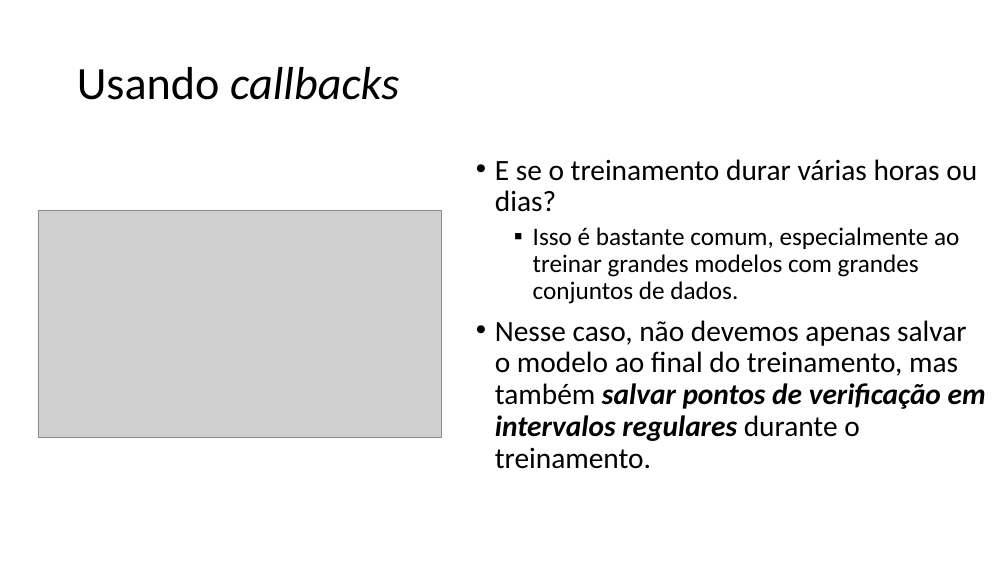
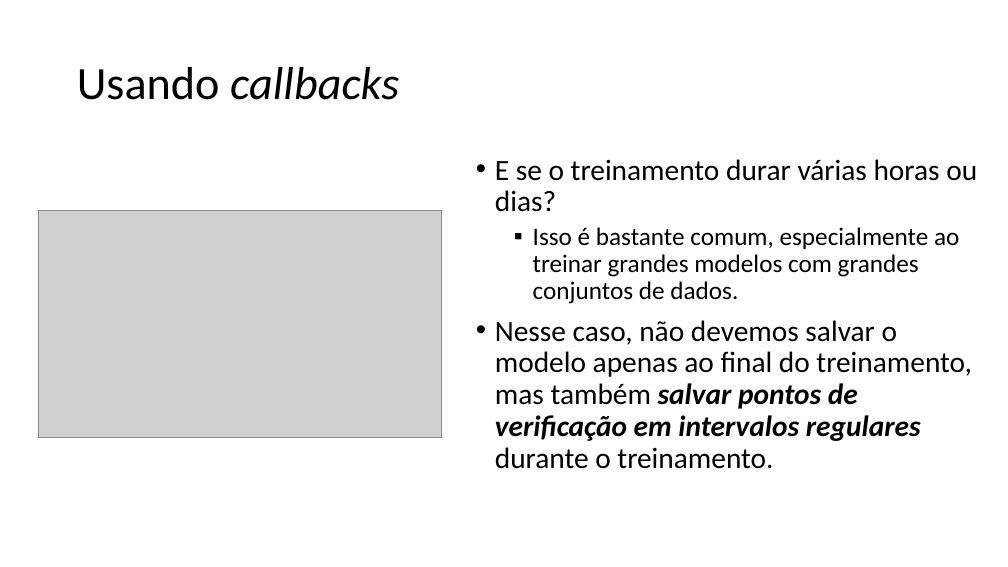
Before and after one commit to zz4fap/tp557-iot-ml, a slide deck: slide 31 of slides/TP557_7_Regressão_com_DNNs_parte_I.pptx. Drawn at 1008x567 pixels with LibreOffice and Linux fonts; fonts in the diff are those of the drawing; grey boxes stand for pictures. Boxes give left, top, right and bottom in pixels: in the first picture for what was removed or moved away, otherwise in the second. Text is boxed around its words. In the diff, an @@ line names an element or a change of style, - is before the commit and + after.

```diff
--- a/slides/TP557_7_Regressão_com_DNNs_parte_I.pptx
+++ b/slides/TP557_7_Regressão_com_DNNs_parte_I.pptx
@@ text at [495,320,971,469]: text changed @@
-• Nesse caso, não devemos apenas salvar o modelo ao final do treinamento, mas também salvar pontos de verificação em intervalos regulares durante o treinamento.
+• Nesse caso, não devemos salvar o modelo apenas ao final do treinamento, mas também salvar pontos de verificação em intervalos regulares durante o treinamento.
```
Also in this commit, not shown: 1 other slide changed, 2 other files.
